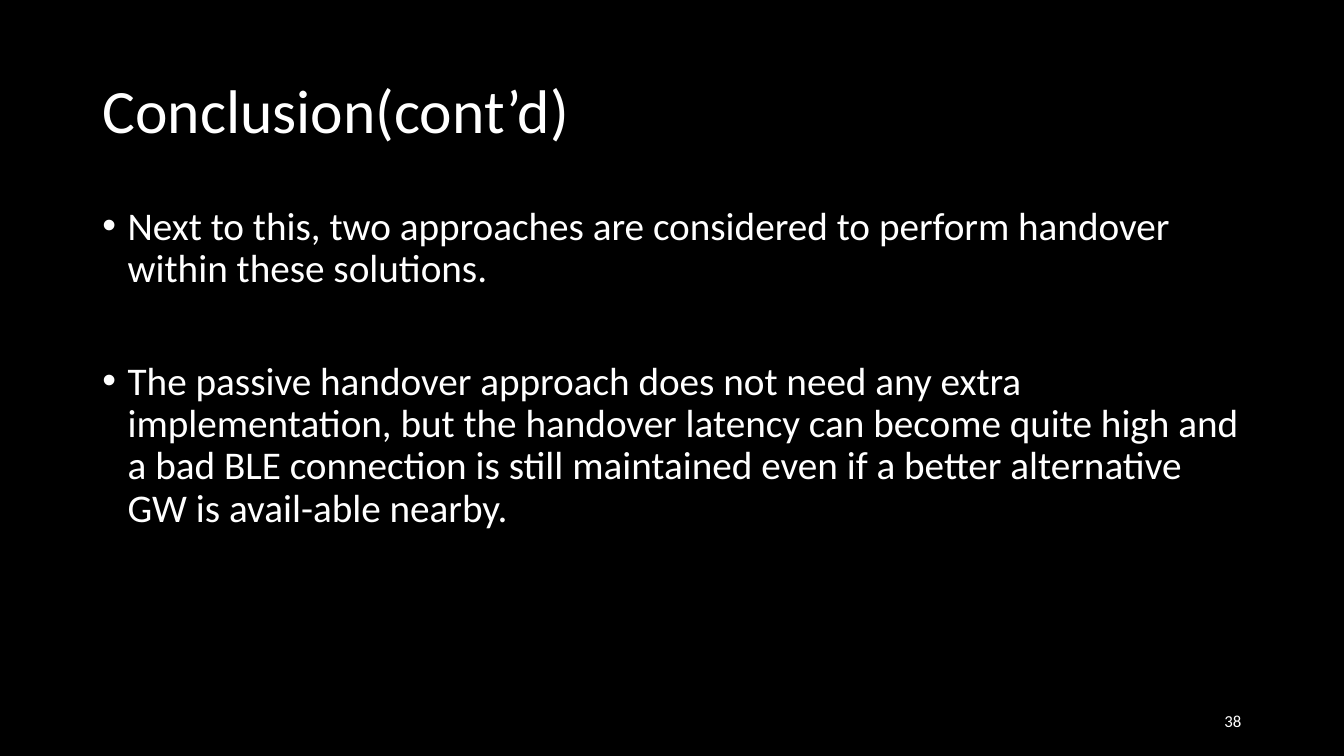
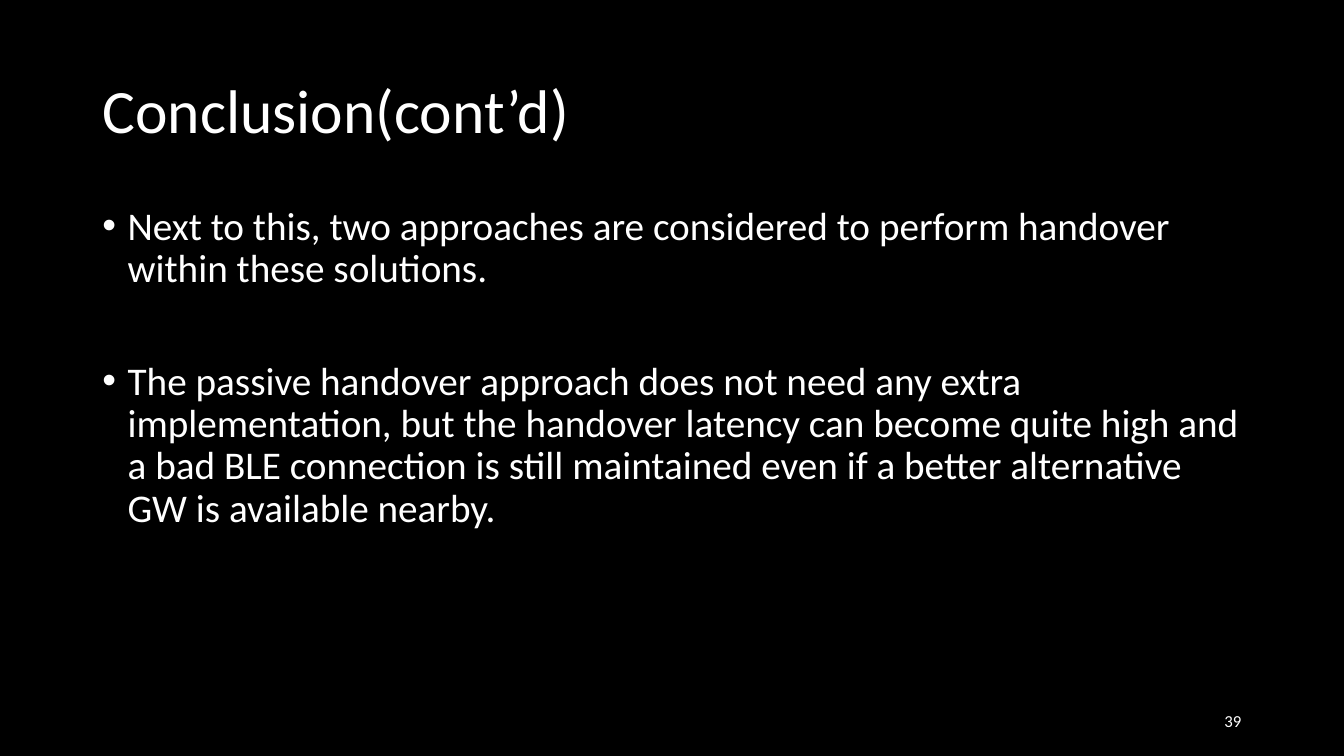
Before and after one commit to EKOISMYLOVE/NTUT_GM_PPT, a slide deck: slide 39 of A BLE-based multi-gateway network infrastructure with handover support for mobile BLE peripherals.pptx (slide 38 before the commit). Drawn at 1344x756 pixels with LibreOffice and Linux fonts; fonts in the diff are those of the drawing. Boxes give left, top, right and bottom in pixels: in the first picture for what was removed or moved away, otherwise in the second. Text is boxed around its words. In the diff, an @@ line names an element or a change of style, - is before the commit and + after.

```diff
--- a/A BLE-based multi-gateway network infrastructure with handover support for mobile BLE peripherals.pptx
+++ b/A BLE-based multi-gateway network infrastructure with handover support for mobile BLE peripherals.pptx
@@ text at [128,367,1238,529]: text changed @@
-• The passive handover approach does not need any extra implementation, but the handover latency can become quite high and a bad BLE connection is still maintained even if a better alternative GW is avail-able nearby.
+• The passive handover approach does not need any extra implementation, but the handover latency can become quite high and a bad BLE connection is still maintained even if a better alternative GW is available nearby.
@@ page number at [1224,716,1241,727]: text changed @@
-38
+39
```
Also in this commit, not shown: 7 other slides changed, 1 slide added.
